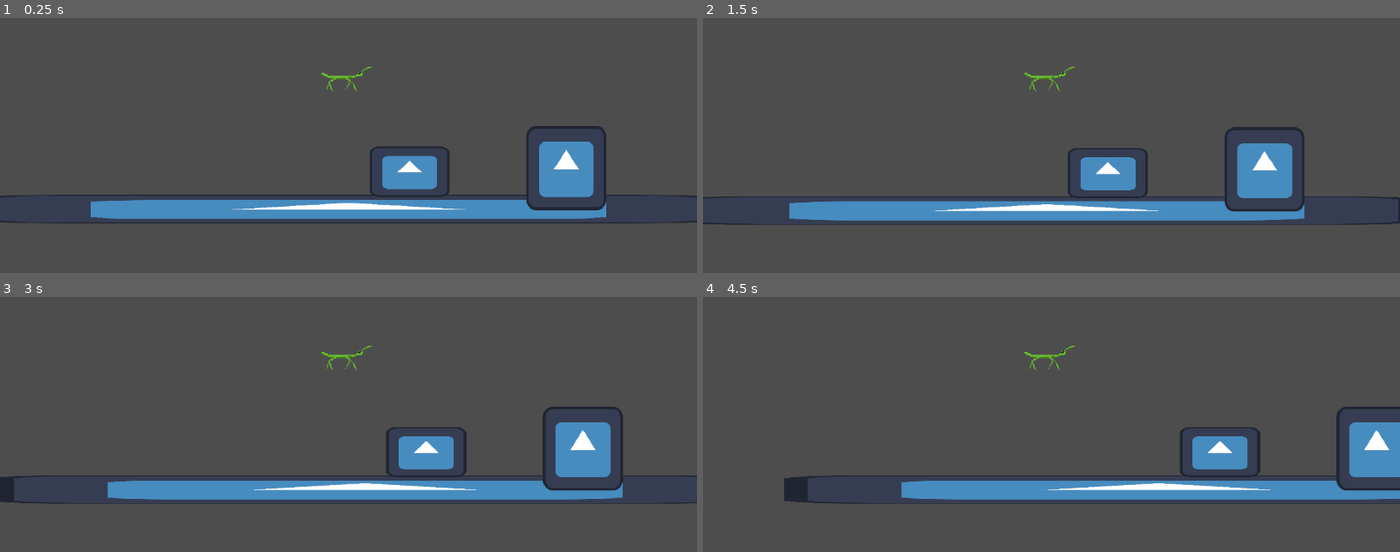
Above: before the commit, frames 1-4 (two rows, left to right).
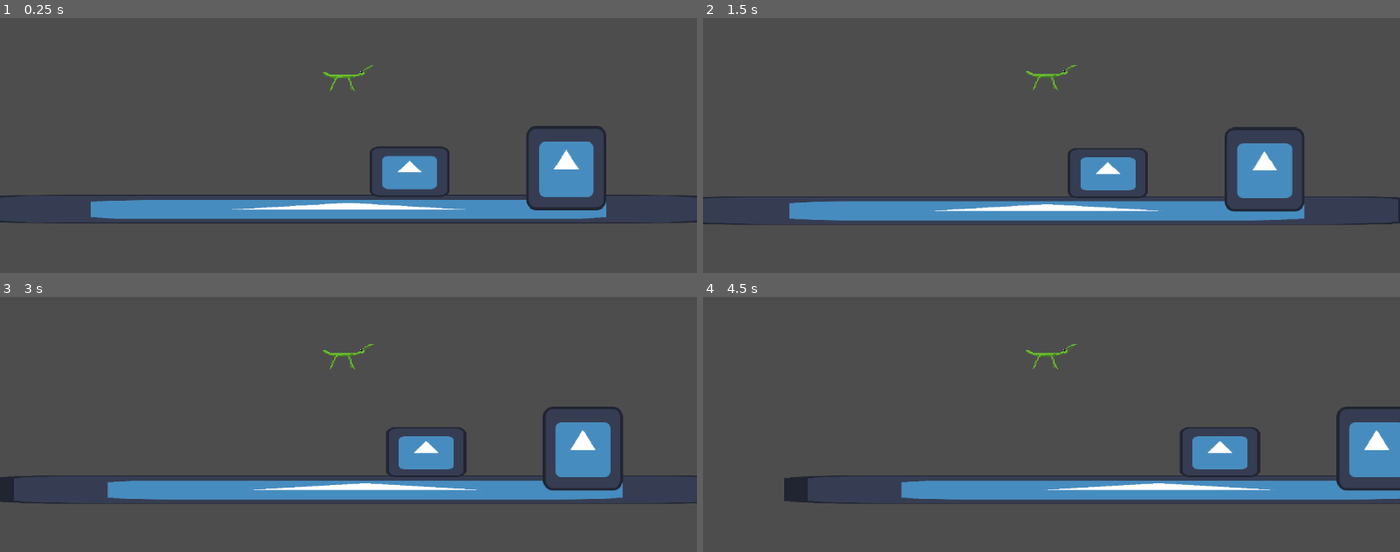
Above: after the commit, the same moments.

Repository: NinjaLD/stickySituation
Game: Godot game, scene res://scenes/playerDevelopment.tscn
The game is run twice, just before and just after one commit, with the same random seed, the same clock (stepped at 60 frames per second) and the same inputs. The engine's default icon, where the game draws it, is replaced by a stand-in: a white triangle on a blue panel in a dark square.
Inputs:
- Up to frame 1 (0.25 s): no input
- Up to frame 2 (1.5 s): hold Space (jump) 0.53-1.28 s; hold D (moveRight) from 0.53 s (still down); tap Space (jump) at 1.35 s
- Up to frame 3 (3 s): tap Space (jump) at 1.52, 1.82, 2.85 s; release D (moveRight) at 2.03 s; hold A (moveLeft) 2.03-2.78 s; hold Space (jump) 2.03-2.78 s; hold D (moveRight) from 2.78 s (still down)
- Up to frame 4 (4.5 s): tap Space (jump) at 3.02, 3.32, 4.35 s; hold Space (jump) 3.53-4.28 s; release D (moveRight) at 4.28 s; hold A (moveLeft) from 4.28 s (still down)

The runs differ from the first frame. In frame 1, 0.2% of the frame differs, in the area x 46-54%, y 18-29%; in frame 2, 0.2%; in frame 3, 0.2%; in frame 4, 0.2%.

Commit message:
temporary push on player animations whilst restart

Diff:
--- a/sticky-situation/project.godot
+++ b/sticky-situation/project.godot
@@ -12,7 +12,7 @@
 
 config/name="stickySituation"
 run/main_scene="uid://bxg8v63xhemp"
-config/features=PackedStringArray("4.6", "GL Compatibility")
+config/features=PackedStringArray("4.7", "GL Compatibility")
 config/icon="res://assets/icon.svg"
 
 [input]
--- a/sticky-situation/scenes/player.tscn
+++ b/sticky-situation/scenes/player.tscn
@@ -3,13 +3,13 @@
 [ext_resource type="Texture2D" uid="uid://bvlo2y1mssebb" path="res://Art/Stickbug-Spritesheet.png" id="1_3vyb7"]
 [ext_resource type="Script" uid="uid://bwfyixbtdaaxm" path="res://scripts/playerScript.gd" id="1_g2els"]
 
-[sub_resource type="AtlasTexture" id="AtlasTexture_g2els"]
+[sub_resource type="AtlasTexture" id="AtlasTexture_y4r1p"]
 atlas = ExtResource("1_3vyb7")
-region = Rect2(0, 64, 64, 64)
+region = Rect2(128, 0, 64, 64)
 
-[sub_resource type="AtlasTexture" id="AtlasTexture_qhqgy"]
+[sub_resource type="AtlasTexture" id="AtlasTexture_d2wvv"]
 atlas = ExtResource("1_3vyb7")
-region = Rect2(64, 64, 64, 64)
+region = Rect2(64, 0, 64, 64)
 
 [sub_resource type="AtlasTexture" id="AtlasTexture_dqkch"]
 atlas = ExtResource("1_3vyb7")
@@ -39,20 +39,25 @@
 animations = [{
 "frames": [{
 "duration": 1.0,
-"texture": SubResource("AtlasTexture_g2els")
+"texture": SubResource("AtlasTexture_y4r1p")
 }, {
 "duration": 1.0,
-"texture": SubResource("AtlasTexture_qhqgy")
+"texture": SubResource("AtlasTexture_d2wvv")
+}],
+"loop": 1,
+"name": &"Idle",
+"speed": 1.0
 }, {
+"frames": [{
 "duration": 1.0,
 "texture": SubResource("AtlasTexture_dqkch")
 }, {
 "duration": 1.0,
 "texture": SubResource("AtlasTexture_qlg0r")
 }],
-"loop": true,
+"loop": 1,
 "name": &"Jump",
-"speed": 5.0
+"speed": 4.0
 }, {
 "frames": [{
 "duration": 1.0,
@@ -67,7 +72,7 @@
 "duration": 1.0,
 "texture": SubResource("AtlasTexture_ur7pv")
 }],
-"loop": true,
+"loop": 1,
 "name": &"Walk",
 "speed": 5.0
 }]
@@ -83,13 +88,13 @@
 walkAccel = 15
 walkSpeed = 600
 decceleration = 10
-jumpVelocity = -600
 
 [node name="Camera2D" type="Camera2D" parent="." unique_id=1275531803]
 
 [node name="AnimatedSprite2D" type="AnimatedSprite2D" parent="." unique_id=2002029042]
 sprite_frames = SubResource("SpriteFrames_4nyrb")
-animation = &"Walk"
+animation = &"Jump"
+frame_progress = 0.9813373
 
 [node name="CollisionShape2D" type="CollisionShape2D" parent="." unique_id=904624577]
 position = Vector2(-6.666667, 0.6666667)
--- a/sticky-situation/scripts/playerScript.gd
+++ b/sticky-situation/scripts/playerScript.gd
@@ -1,5 +1,6 @@
 extends CharacterBody2D
 
+@onready var animatedSprite = $AnimatedSprite2D
 @export var gravityAccel : int
 @export var walkAccel : int
 @export var walkSpeed : int
@@ -15,6 +16,8 @@
 	if is_on_floor():
 		Walk()
 	Jump()
+	Animation()
+	AnimationDirection()
 
 	move_and_slide()
 
@@ -49,3 +52,16 @@
 		velocity.y = -jumpVelocity.y
 		velocity.x += jumpVelocity.x * velocity.x # change to be for hold jump is mor boing boing
 		print(velocity)
+
+func Animation() -> void:
+	if is_on_floor():
+		if GetInputDir() == 0:
+			animatedSprite.play("Idle")
+		else:
+			animatedSprite.play("Walk")
+	else:
+		animatedSprite.play("Jump")
+
+func AnimationDirection() -> void:
+	if GetInputDir() > 0:
+		animatedSprite.flip_h
